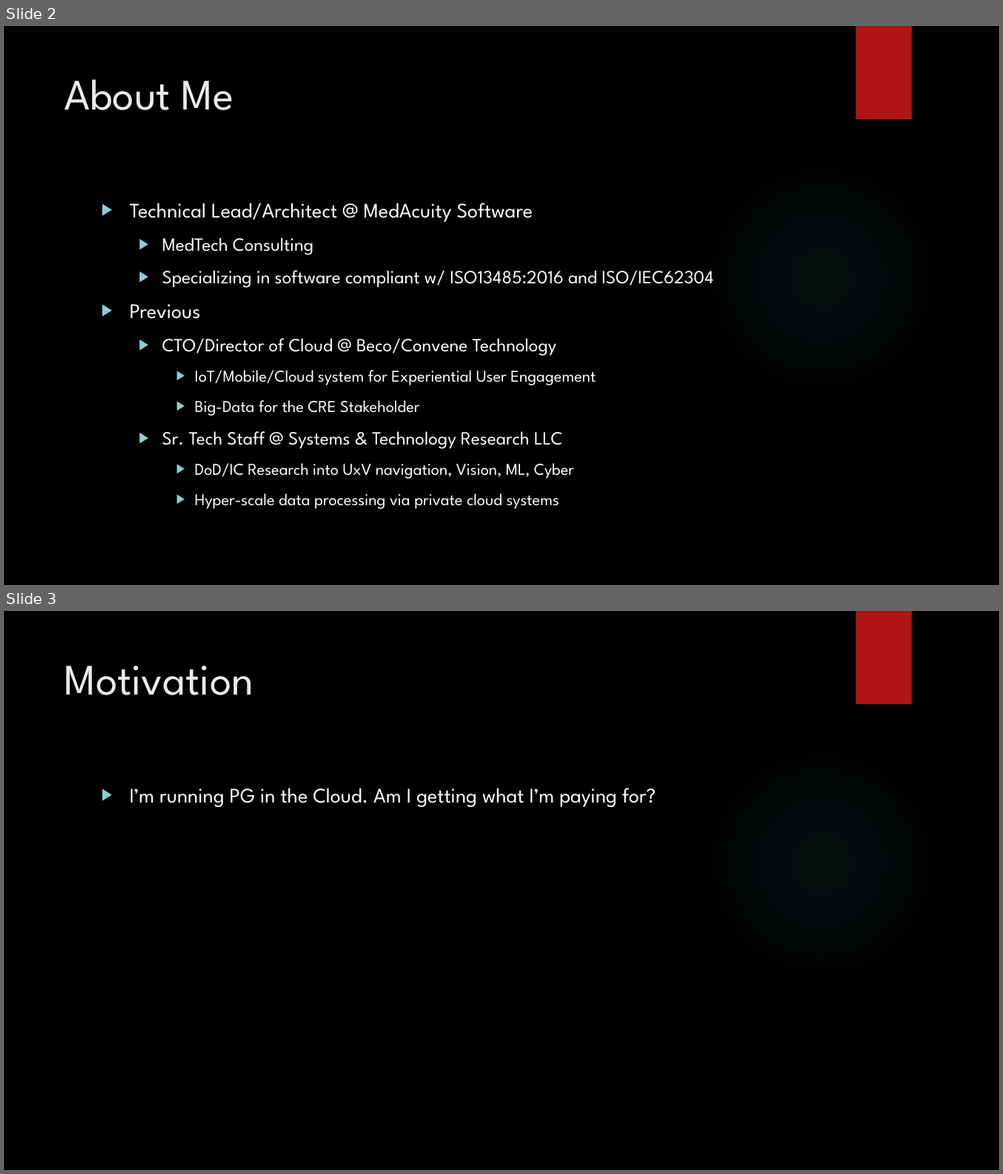
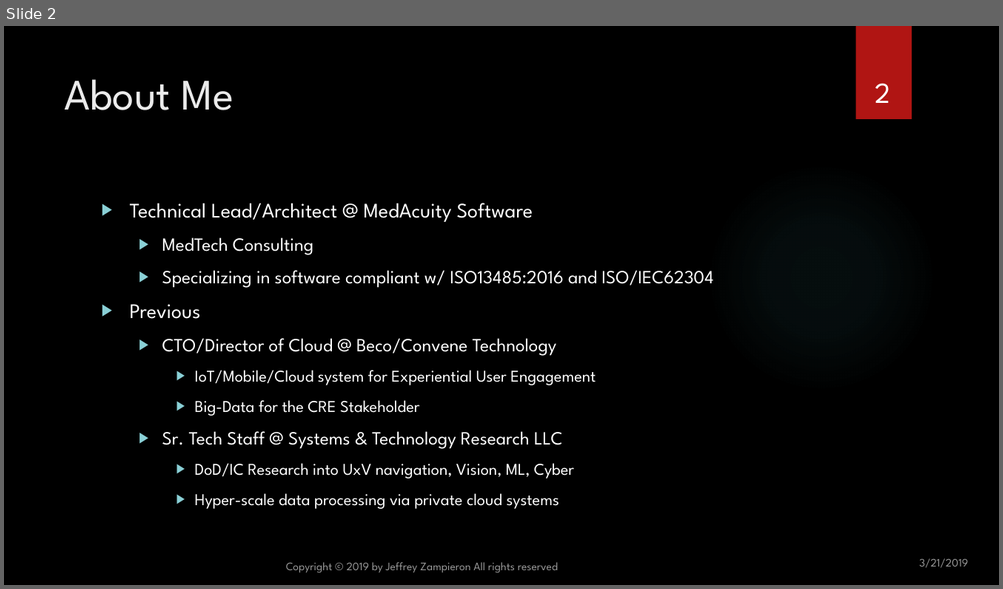
Before and after one commit to jzampieron/pgconf2019, a slide deck: presentation/JZ_PGConf2019.pptx. Shown one above the other, each under a label of ours: slides 2 and 3 before the commit, slide 2 after it. The pictures are 1003x1174 and 1003x589 pixels, drawn with LibreOffice and Linux fonts; fonts in the diff are those of the drawing; background and template pictures are left out. Boxes give left, top, right and bottom in pixels: in the first picture for what was removed or moved away, otherwise in the second. Text is boxed around its words. In the diff, an @@ line names an element or a change of style, - is before the commit and + after.

```diff
--- a/presentation/JZ_PGConf2019.pptx
+++ b/presentation/JZ_PGConf2019.pptx
@@ slide 3 removed at (4, 611, 999, 1170), background picture (left out); not listed: 2 template elements that a slide beside it also shows @@
@@ title removed at (64, 666, 253, 695) @@
-Motivation
@@ text removed at (130, 788, 656, 807) @@
-▶ I’m running PG in the Cloud. Am I getting what I’m paying for?
@@ slide 2 changed as well @@
@@ page number added at (875, 83, 891, 103), 28 pt, text #FFFFFF @@
+2
@@ text added at (286, 562, 558, 574), 11 pt, text #FFFFFF at 60% opacity @@
+Copyright © 2019 by Jeffrey Zampieron All rights reserved
@@ text added at (919, 559, 967, 568), 11 pt, text #FFFFFF at 60% opacity @@
+3/21/2019
```
Also in this commit, not shown: 2 other slides changed, 18 slides added.
